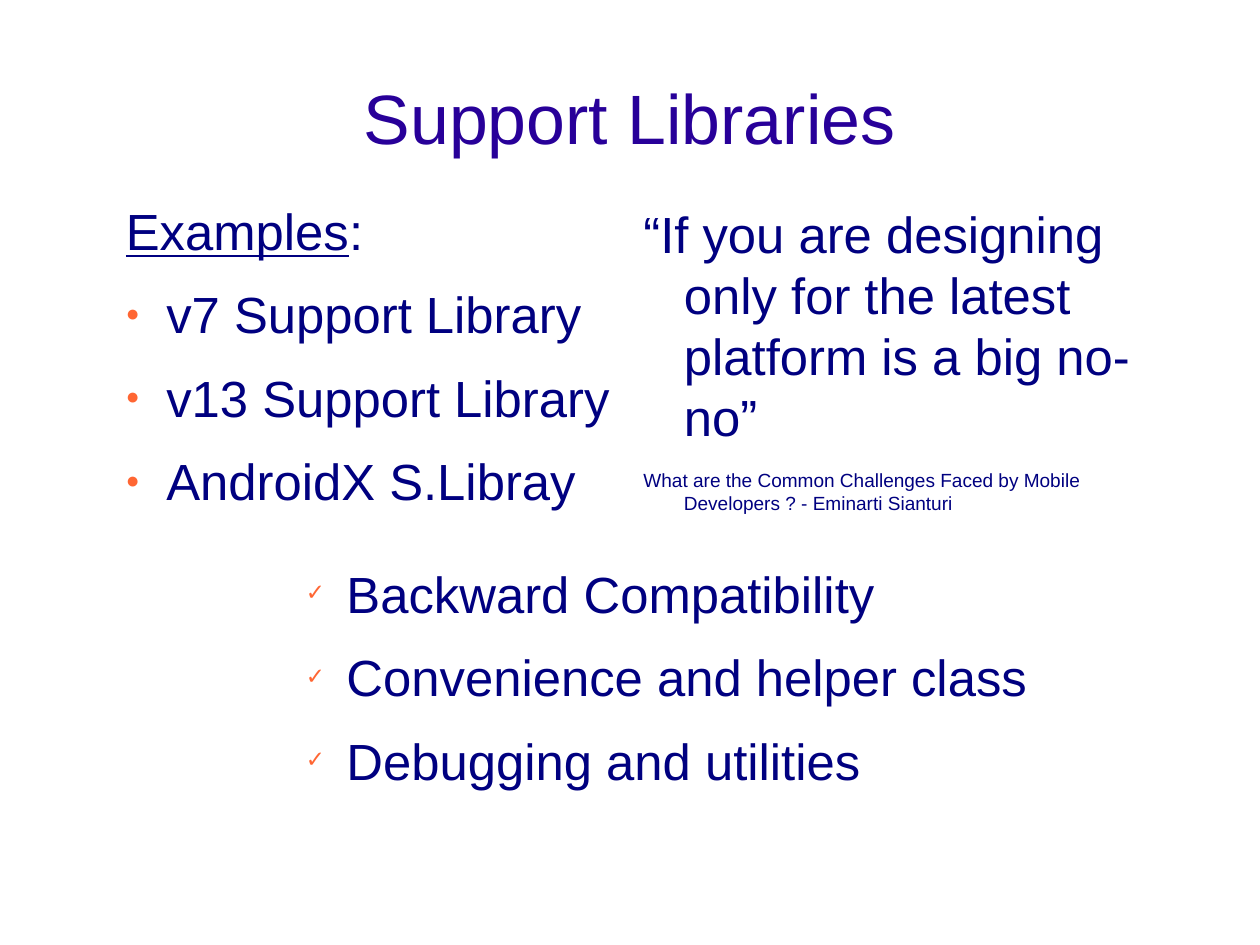
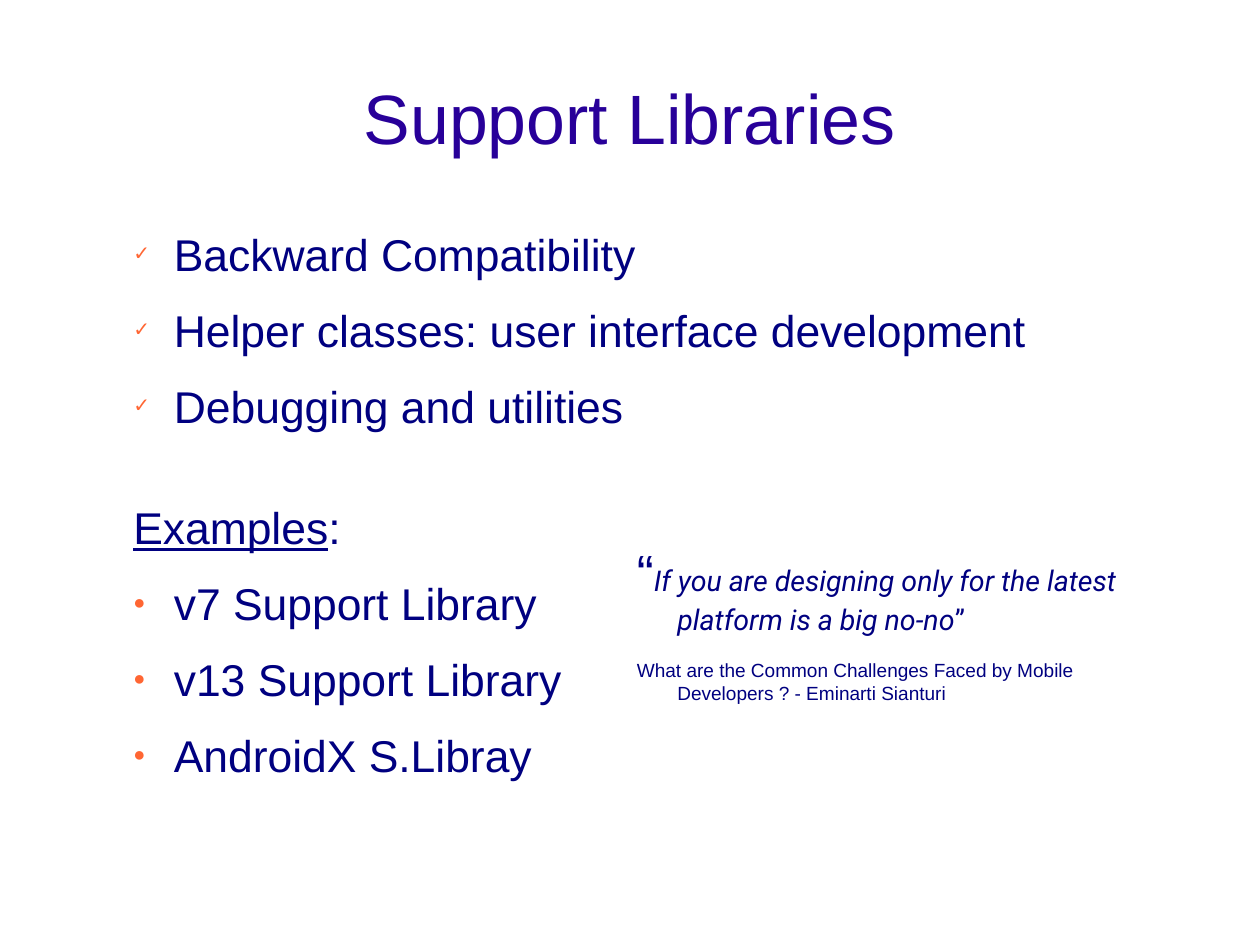
Before and after one commit to Sifis-Develop/Spoon-Knife, a slide deck: slide 2 of android_dev.odp. Drawn at 1260x945 pixels with LibreOffice and Linux fonts; fonts in the diff are those of the drawing; background and template pictures are left out. Boxes give left, top, right and bottom in pixels: in the first picture for what was removed or moved away, otherwise in the second. Text is boxed around its words. In the diff, an @@ line names an element or a change of style, - is before the commit and + after.

```diff
--- a/android_dev.odp
+++ b/android_dev.odp
@@ text "Backward Compatibility": place and size @@
-text "Backward Compatibility" at box(346, 576, 1027, 790)
+text "Backward Compatibility" at box(174, 238, 1025, 432)
@@ text at box(174, 238, 635, 432): size 32 to 28 pt in "Backward Compatibility", "Debugging and utilities" @@
@@ text at box(174, 314, 1025, 356): text changed; size 32 to 28 pt @@
-✓ Convenience and helper class
+✓ Helper classes: user interface development
@@ text "Examples:": place and size @@
-text "Examples:" at box(126, 213, 609, 511)
+text "Examples:" at box(133, 511, 562, 781)
@@ text "Examples:" at box(133, 511, 562, 781): size 32 to 28 pt @@
@@ text "“If you are designing only ...": place and size @@
-text "“If you are designing only ..." at box(643, 216, 1129, 514)
+text "“If you are designing only ..." at box(637, 569, 1116, 704)
@@ text at box(654, 569, 1116, 636): size 32 to 18 pt, font Arial to Roboto, italic on in "“If you are designing only for the ..." @@
```
Also in this commit, not shown: 4 other slides changed, 5 slides added, 1 other file.
